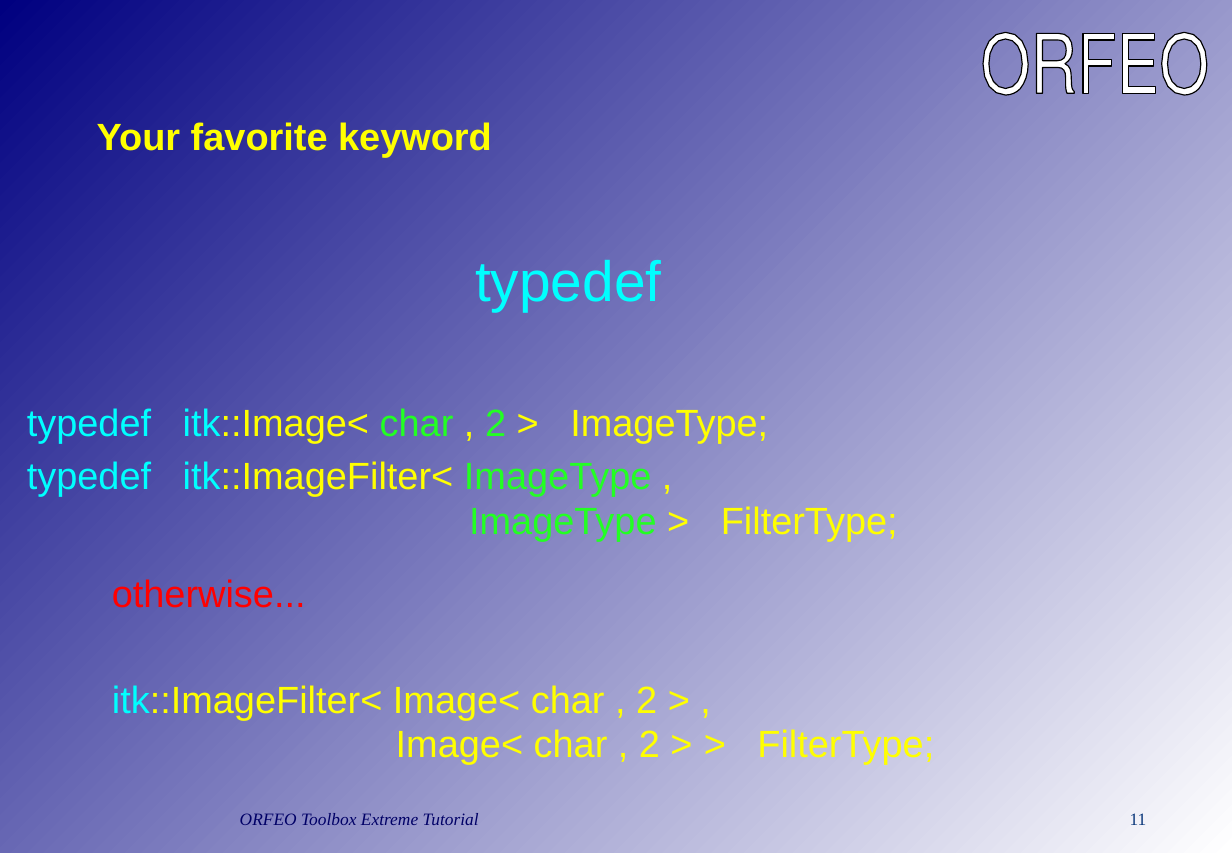
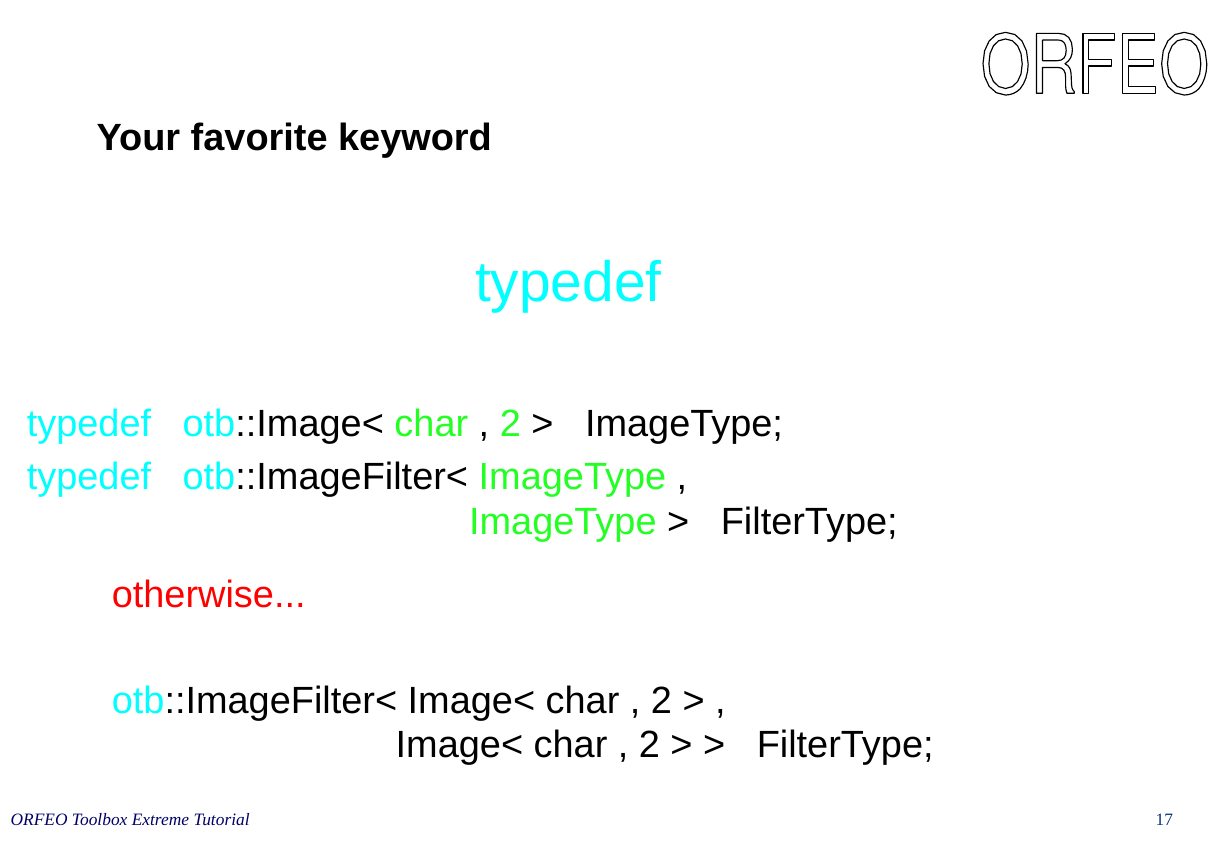
Before and after one commit to orfeotoolbox/OTB-Documents, a slide deck: slide 17 of CourseWare/OTBIn90Minutes.ppt (slide 11 before the commit). Drawn at 1232x853 pixels with LibreOffice and Linux fonts; fonts in the diff are those of the drawing. Boxes give left, top, right and bottom in pixels: in the first picture for what was removed or moved away, otherwise in the second. Text is boxed around its words. In the diff, an @@ line names an element or a change of style, - is before the commit and + after.

```diff
--- a/CourseWare/OTBIn90Minutes.ppt
+++ b/CourseWare/OTBIn90Minutes.ppt
@@ background gradient #000080 to #FFFFFF to #FFFFFF @@
@@ title "Your favorite keyword" at (97, 122, 492, 157): text colour #FFFF00 to #000000 @@
@@ text at (27, 408, 898, 541): text changed; text colour #FFFF00 to #000000 @@
-typedef itk::Image< char , 2 > ImageType;
-typedef itk::ImageFilter< ImageType ,
-ImageType > FilterType;
+typedef otb::Image< char , 2 > ImageType;
+typedef otb::ImageFilter< ImageType ,
+ImageType > FilterType;
@@ text at (112, 685, 934, 764): text changed; text colour #FFFF00 to #000000 @@
-itk::ImageFilter< Image< char , 2 > ,
-Image< char , 2 > > FilterType;
+otb::ImageFilter< Image< char , 2 > ,
+Image< char , 2 > > FilterType;
@@ text "ORFEO Toolbox Extreme Tutorial": place and size @@
-text "ORFEO Toolbox Extreme Tutorial" at (240, 813, 479, 825)
+text "ORFEO Toolbox Extreme Tutorial" at (11, 813, 250, 825)
@@ page number removed at (1130, 813, 1147, 825) @@
-11
@@ page number added at (1156, 813, 1173, 825), 11 pt, text #09367A @@
+17
```
Also in this commit, not shown: 23 other slides changed, 8 slides added, 3 slides removed.
